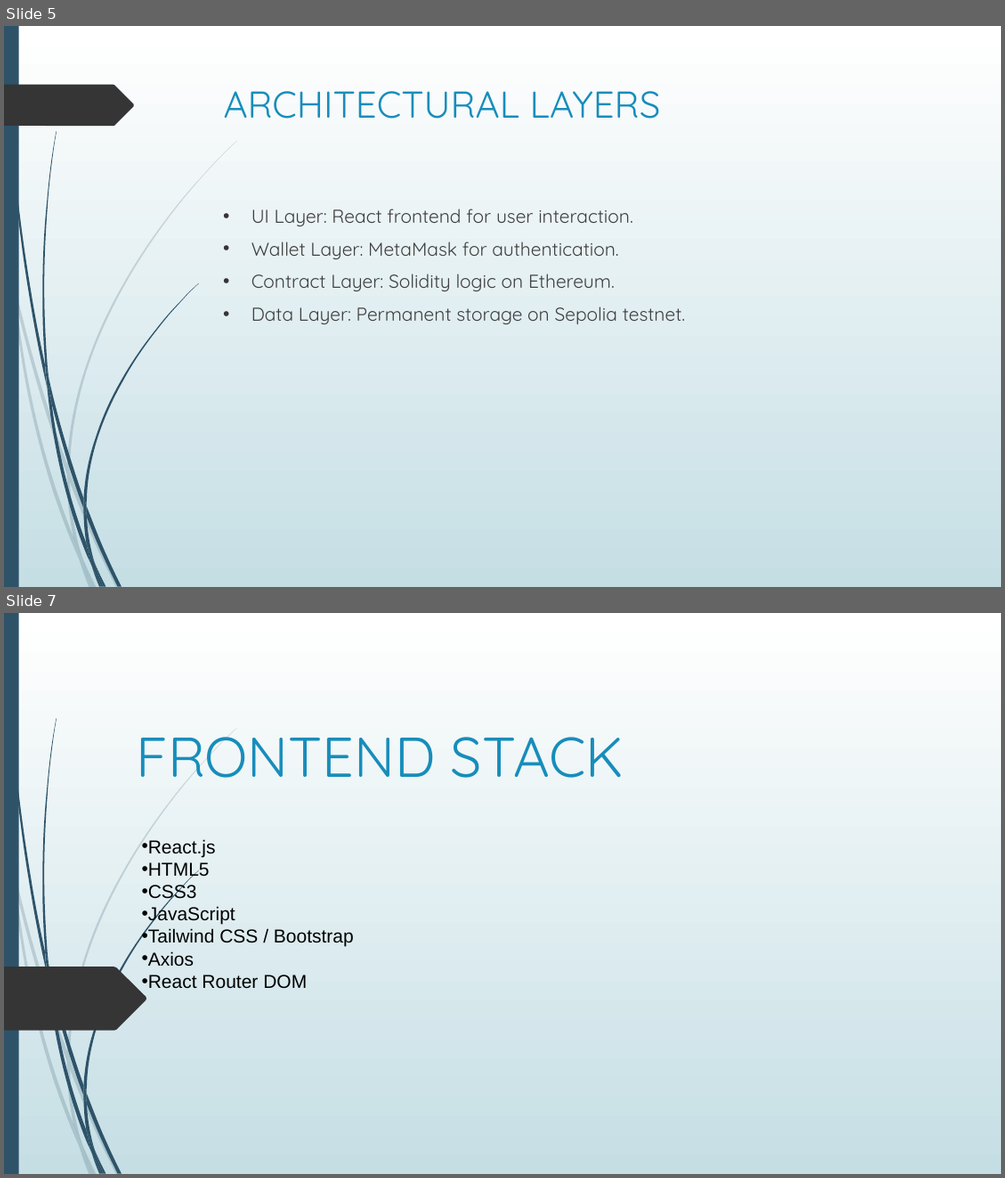
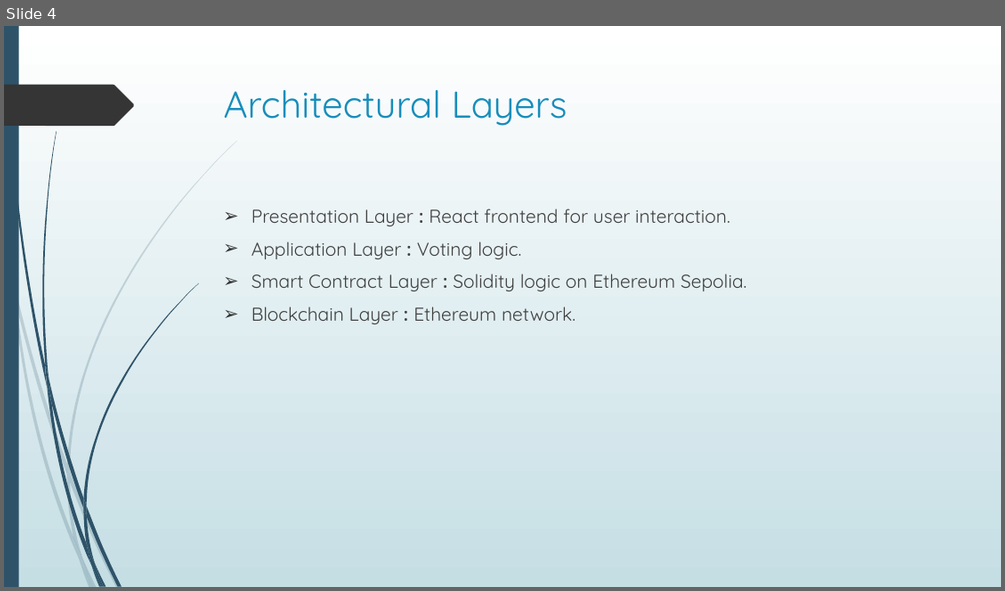
Before and after one commit to chigonglei/DAppSopolia, a slide deck: Presentation.pptx. Shown one above the other, each under a label of ours: slides 5 and 7 before the commit, slide 4 after it; the slides between them are not shown. The pictures are 1005x1178 and 1005x591 pixels, drawn with LibreOffice and Linux fonts; fonts in the diff are those of the drawing. Boxes give left, top, right and bottom in pixels: in the first picture for what was removed or moved away, otherwise in the second. Text is boxed around its words. In the diff, an @@ line names an element or a change of style, - is before the commit and + after.

```diff
--- a/Presentation.pptx
+++ b/Presentation.pptx
@@ slide 7 removed at box(4, 613, 1001, 1174), background gradient #FFFFFF to #C5DEE5; not listed: 23 template elements that a slide beside it also shows @@
@@ title removed at box(136, 737, 623, 792) @@
-FRONTEND STACK
@@ subtitle removed at box(142, 839, 354, 989) @@
-• React.js
-• HTML5
-• CSS3
-• JavaScript
-• Tailwind CSS / Bootstrap
-• Axios
-• React Router DOM
@@ freeform shape removed at box(4, 966, 146, 1030) @@
@@ what was slide 5 is now slide 4 @@
@@ slide 4 changed as well @@
@@ title at box(224, 90, 567, 126): text changed @@
-ARCHITECTURAL LAYERS
+Architectural Layers
@@ text at box(251, 208, 746, 324): text changed @@
-• UI Layer: React frontend for user interaction.
-• Wallet Layer: MetaMask for authentication.
-• Contract Layer: Solidity logic on Ethereum.
-• Data Layer: Permanent storage on Sepolia testnet.
+➢ Presentation Layer : React frontend for user interaction.
+➢ Application Layer : Voting logic.
+➢ Smart Contract Layer : Solidity logic on Ethereum Sepolia.
+➢ Blockchain Layer : Ethereum network.
```
Also in this commit, not shown: 11 other slides changed, 20 slides added, 6 other slides removed, 5 other files.
